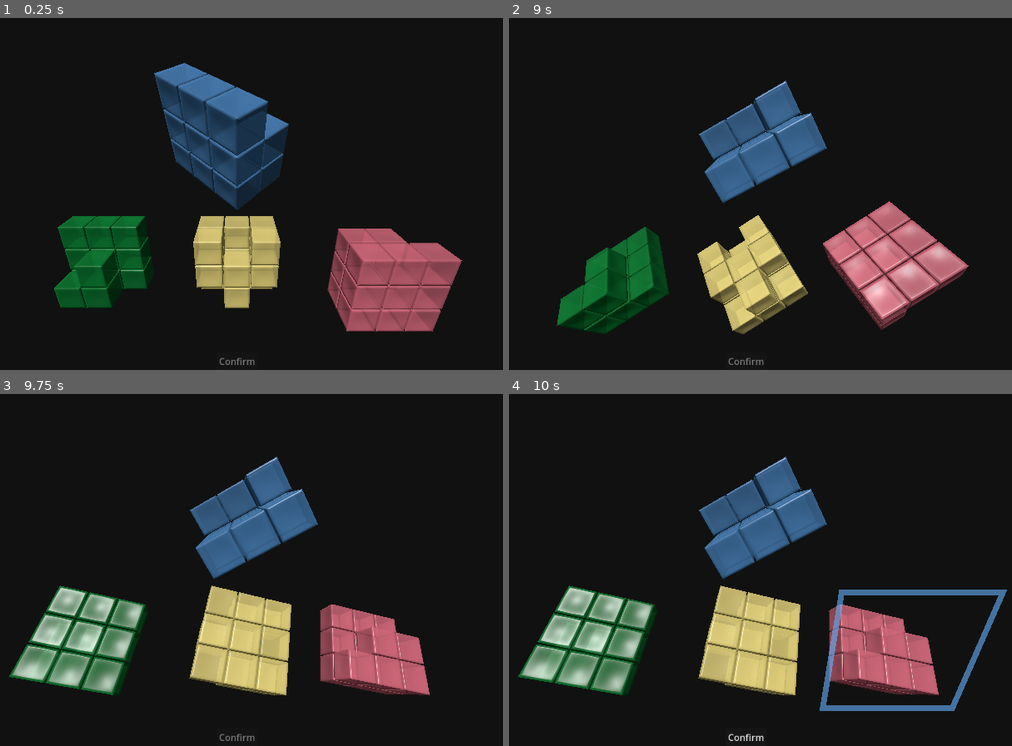
Above: before the commit, frames 1-4 (two rows, left to right).
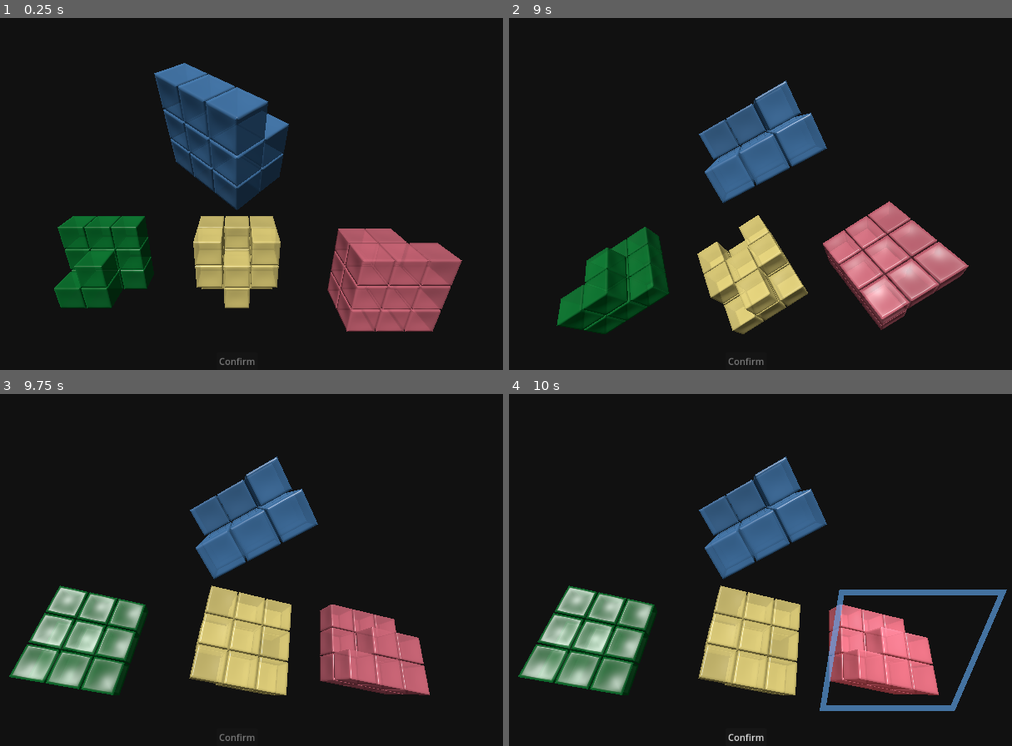
Above: after the commit, the same moments.

Repository: artifactz/coexist-game
Game: Godot game, scene res://main.tscn
Two runs of this game, one before a commit and one after it. Both use one fixed random seed, a clock stepped at 60 frames per second and the inputs below.
Inputs (mouse positions are in pixels of both pictures, inside the frame that each line leads up to):
- Up to frame 1 (0.25 s): no input
- Up to frame 2 (9 s): tap Enter at 0.5, 2, 3.5 s; move the mouse to (891, 176) at 0.52 s; click (891, 176) at 0.67 s; tap Space at 1.25, 2.75, 4.25 s; drag from (614, 215) to (710, 267) at 1.27 s; move the mouse to (810, 113) at 2.02 s; click (810, 113) at 2.17 s; drag from (710, 267) to (544, 137) at 2.77 s; move the mouse to (946, 250) at 3.52 s; click (946, 250) at 3.67 s; drag from (544, 137) to (644, 102) at 4.27 s; move the mouse to (780, 194) at 5.02 s; click (780, 194) at 5.17 s; drag from (644, 102) to (614, 215) at 5.77 s; move the mouse to (891, 176) at 6.52 s; click (891, 176) at 6.67 s; drag from (614, 215) to (710, 267) at 7.27 s; move the mouse to (810, 113) at 8.02 s; click (810, 113) at 8.17 s; drag from (710, 267) to (544, 137) at 8.77 s
- Up to frame 3 (9.75 s): move the mouse to (437, 626) at 9.52 s; click (437, 626) at 9.67 s
- Up to frame 4 (10 s): no input

Frames 1-3 are identical in both runs. In frame 4, 3.4% of the frame differs, in the area x 61-100%, y 55-90%.

Commit message:
:sparkles: added selection animation (Line2D points and cube emissive color)

Diff:
--- a/cube_3x3x3.gd
+++ b/cube_3x3x3.gd
@@ -2,15 +2,17 @@
 class_name Cube3x3x3
 extends Node3D
 
-var material = preload("res://cube_shader_material.tres")
+static var material_template = preload("res://cube_shader_material.tres")
 
 @export var sub_cube_size := 0.3
 @export var sub_cube_stride := 0.33333
 @export var refresh := false : set = _refresh
 
 var color = Color("#FF00FFDA")
+var emission = Color("#000000FF")
 var solution_index = -1
 var root: Node3D = self  # changes to ClickableSolution (StaticBody3D) if selectable
+var material: ShaderMaterial
 
 
 func _refresh(_value):
@@ -28,9 +30,9 @@
 		add_child(root)
 
 	# Create material
-	var mat: ShaderMaterial = material.duplicate()
-	mat.set_shader_parameter("albedo", color)
-	mat.set_shader_parameter("cube_size", Vector3(sub_cube_size, sub_cube_size, sub_cube_size))
+	material = material_template.duplicate()
+	material.set_shader_parameter("albedo", color)
+	material.set_shader_parameter("cube_size", Vector3(sub_cube_size, sub_cube_size, sub_cube_size))
 
 	# Create new cubes
 	for x in 3:
@@ -45,7 +47,7 @@
 					(y - 1) * sub_cube_stride,
 					(z - 1) * sub_cube_stride
 				)
-				cube.mesh.surface_set_material(0, mat)
+				cube.material_override = material
 				root.add_child(cube)
 
 	# Add collider shape after sub-cubes, so 1st sub-cube has index 0
@@ -66,6 +68,12 @@
 				subcubes[i].visible = layout[x][y][z]
 				i += 1
 
+func set_emission_intensity(ratio: float):
+	material.set_shader_parameter(
+		"emission",
+		Color(emission.r * ratio, emission.g * ratio, emission.b * ratio, 1.0)
+	)
+
 # Called when the node enters the scene tree for the first time.
 func _ready() -> void:
 	if not Engine.is_editor_hint():
--- a/cube_shader_material.tres
+++ b/cube_shader_material.tres
@@ -11,6 +11,7 @@
 uniform float curvature : hint_range(0.0, 100.0) = 5.0;
 
 uniform vec4 albedo : source_color;
+uniform vec4 emission : source_color;
 uniform float roughness : hint_range(0.0, 1.0, 0.01);
 uniform float specular : hint_range(0.0, 1.0, 0.01);
 uniform float metallic : hint_range(0.0, 1.0, 0.01);
@@ -24,6 +25,7 @@
 void fragment() {
 	ALBEDO = albedo.rgb;
 	ALPHA *= albedo.a;
+	EMISSION = emission.a * emission.rgb;
 	METALLIC = metallic;
 	SPECULAR = specular;
 	ROUGHNESS = roughness;
@@ -97,6 +99,7 @@
 shader_parameter/radius = 0.15
 shader_parameter/curvature = 4.00000019
 shader_parameter/albedo = Color(1, 0, 1, 1)
+shader_parameter/emission = Color(0, 0, 0, 1)
 shader_parameter/roughness = 0.35
 shader_parameter/specular = 0.5
 shader_parameter/metallic = 0.0
--- a/main.gd
+++ b/main.gd
@@ -2,6 +2,7 @@
 
 var game: Game = Game.new()
 var scene_controller: SceneController
+var ui_controller: UIController
 var is_mouse_pressed = false
 var is_mouse_dragged = false
 enum RotateMode { MainCube, SolutionCubes }
@@ -19,9 +20,15 @@
 	scene_controller = SceneController.new(self)
 	scene_controller.set_layouts(game.layout, game.solutions)
 
+	ui_controller = UIController.new(
+		scene_controller,
+		$UserInterface/SelectionLine2D,
+		$UserInterface/ConfirmButton
+	)
+
 # Called every frame. 'delta' is the elapsed time since the previous frame.
 func _process(delta: float) -> void:
-	pass
+	scene_controller._process(delta)
 
 func _input(event: InputEvent):
 	if event is InputEventMouseButton:
@@ -70,23 +77,8 @@
 
 func select_solution(index: int):
 	game.selection_index = index
-
-	if index == -1:
-		$UserInterface/Line2D.points = PackedVector2Array()
-		$UserInterface/ConfirmButton.disabled = true
-		return
-
-	var size = 0.8
-	var dy = 0.1
-	var dz = 0.3333
-	var center = scene_controller.solution_cubes[index].global_position
-	$UserInterface/Line2D.points = PackedVector2Array([
-		$Camera3D.unproject_position(center + Vector3(-size, size + dy, dz)),
-		$Camera3D.unproject_position(center + Vector3(size, size + dy, dz)),
-		$Camera3D.unproject_position(center + Vector3(size, -size + dy, dz)),
-		$Camera3D.unproject_position(center + Vector3(-size, -size + dy, dz)),
-	])
-	$UserInterface/ConfirmButton.disabled = false
+	scene_controller.select_solution(index)
+	ui_controller.select_solution(index)
 
 func update_scores():
 	$UserInterface/CorrectLabel.text = "Correct: %s" % game.n_correct
--- a/main.tscn
+++ b/main.tscn
@@ -1,6 +1,7 @@
 [gd_scene format=3 uid="uid://dftcyr4ygp5c7"]
 
 [ext_resource type="Script" uid="uid://63jtctbcjew5" path="res://main.gd" id="1_0xm2m"]
+[ext_resource type="Script" uid="uid://b0p08xlqiuptg" path="res://selection_line_2d.gd" id="2_0xm2m"]
 
 [sub_resource type="Environment" id="Environment_0xm2m"]
 background_mode = 1
@@ -28,9 +29,10 @@
 grow_horizontal = 2
 grow_vertical = 2
 
-[node name="Line2D" type="Line2D" parent="UserInterface" unique_id=866289744]
+[node name="SelectionLine2D" type="Line2D" parent="UserInterface" unique_id=866289744]
 closed = true
 default_color = Color(0.4, 0.7019608, 1, 0.6)
+script = ExtResource("2_0xm2m")
 
 [node name="ConfirmButton" type="Button" parent="UserInterface" unique_id=1331409262]
 layout_mode = 1
--- a/scene_controller.gd
+++ b/scene_controller.gd
@@ -1,11 +1,20 @@
 class_name SceneController
 
+const SELECTION_ACTIVATE_SECONDS = 0.2
+const SELECTION_DEACTIVATE_SECONDS = 0.2
+
 static var CubeScene = preload("res://cube_3x3x3.tscn")
+
+enum TransitionDirection { Activating, Deactivating }
 
 var scene: Node3D
 var camera: Camera3D
 var main_cube: Cube3x3x3 = null
-var solution_cubes: Array[Cube3x3x3] = []
+var solution_cubes: Array[Cube3x3x3] = []  ## Solution slots.
+var selection_lights: Array[SpotLight3D] = []  ## Selection spotlight per slot.
+var selection_transitions: Array[float] = []  ## Selection transition state [0..1] per slot.
+var selection_transition_directions: Array[TransitionDirection] = []  ## Transition direction per slot.
+var selection_index: int = -1
 
 func _init(scene: Node3D):
 	self.scene = scene
@@ -14,6 +23,43 @@
 	self.camera = nodes[i]
 	_setup_scene()
 	reset_scene()
+
+## Handles transitions of emission colors and light intensities.
+func _process(delta: float) -> void:
+	for i in selection_lights.size():
+		var update = false
+		if i == selection_index:
+			if selection_transitions[i] == 0.0:
+				update = true
+				selection_lights[i].visible = true
+			selection_transition_directions[i] = TransitionDirection.Activating
+			if selection_transitions[i] < 1.0:
+				selection_transitions[i] += delta / SELECTION_ACTIVATE_SECONDS
+				selection_transitions[i] = min(1.0, selection_transitions[i])
+				update = true
+		else:
+			selection_transition_directions[i] = TransitionDirection.Deactivating
+			if selection_transitions[i] > 0.0:
+				selection_transitions[i] -= delta / SELECTION_DEACTIVATE_SECONDS
+				if selection_transitions[i] <= 0.0:
+					selection_transitions[i] = 0.0
+					selection_lights[i].visible = false
+				update = true
+
+		if update:
+			var t = selection_transitions[i]
+
+			# Ease-out
+			if selection_transition_directions[i] == TransitionDirection.Activating:
+				t = sqrt(t)
+			else:
+				t = t * t
+
+			solution_cubes[i].set_emission_intensity(t)
+			selection_lights[i].light_energy = t
+
+func select_solution(index: int):
+	selection_index = index
 
 ## Rotates the main cube given a mouse offset.
 func rotate_puzzle_from_mouse(offset: Vector2):
@@ -43,10 +89,18 @@
 func _setup_scene():
 	main_cube = _create_cube(Color("#4477AADA"), Vector3(0, 0.75, 0))
 
-	var colors = ["#117733DA", "#DDCC77DA", "#CC6677DA"]
+	var colors = [Color("#117733DA"), Color("#DDCC77DA"), Color("#CC6677DA")]
+	var emissions = [Color("#003314FF"), Color("#473F17FF"), Color("#571816FF")]
 	for i in 3:
-		var cube = _create_cube(Color(colors[i]), Vector3(1.75 * (i - 1), -1, 0), i)
+		var x = 1.75 * (i - 1)
+		var cube = _create_cube(colors[i], Vector3(x, -1, 0), i)
+		cube.emission = emissions[i]
 		solution_cubes.push_back(cube)
+
+		var light = _create_spotlight(Vector3(x, 0, 0))
+		selection_lights.push_back(light)
+		selection_transitions.push_back(0.0)
+		selection_transition_directions.push_back(TransitionDirection.Activating)
 
 ## Creates a cube instance and adds it to the scene.
 func _create_cube(color: Color, position: Vector3, solution_index: int = -1) -> Cube3x3x3:
@@ -56,6 +110,15 @@
 	cube.solution_index = solution_index
 	scene.add_child(cube)
 	return cube
+
+## Creates a spotlight instance and adds it to the scene.
+func _create_spotlight(position: Vector3) -> SpotLight3D:
+	var light = SpotLight3D.new()
+	light.position = position
+	light.rotation.x = -0.5 * PI
+	light.visible = false
+	scene.add_child(light)
+	return light
 
 ## Returns all permutations of [-0.5 PI, 0, 0.5 PI]³ except [0, 0, 0]
 static func _canonic_rotations() -> Array:
--- /dev/null
+++ b/selection_line_2d.gd
@@ -0,0 +1,43 @@
+class_name SelectionLine2D
+extends Line2D
+
+const ACCELERATION = 800.0;
+const DECAY = 16.0;
+const DAMPENING = 30.0;
+const DIRECT_INITIAL_SPEED = 20.0;
+const RANDOM_INITIAL_SPEED = 1750.0;
+
+var targets: Array[Vector2]
+var velocities: Array[Vector2]
+
+## Animates points towards targets.
+func _process(delta: float) -> void:
+	if not targets:
+		return
+	for i in points.size():
+		var error = targets[i] - points[i]
+		var error_length = error.length()
+		if error_length < 1.0 and velocities[i].length_squared() < 4.0:
+			continue
+
+		#velocities[i] *= pow(0.00005, delta)
+		velocities[i] *= 1.0 - DECAY * delta
+
+		# Only apply dampening when we're moving away from target
+		var err_length_diff = (error - delta * velocities[i]).length() - error_length
+		if err_length_diff > 0.0:
+			velocities[i] *= 1.0 - DAMPENING * delta
+
+		velocities[i] += delta * ACCELERATION * sqrt(error.length()) * error.normalized()
+		points[i] += delta * velocities[i]
+
+func set_targets(targets: Array[Vector2]) -> void:
+	# Initial velocities consist of vector towards targets and noise
+	velocities.clear()
+	for i in targets.size():
+		var velocity = DIRECT_INITIAL_SPEED * (targets[i] - points[i])
+		velocity.x += RANDOM_INITIAL_SPEED * (2.0 * randf() - 1.0) * (2.0 * randf() - 1.0)
+		velocity.y += RANDOM_INITIAL_SPEED * (2.0 * randf() - 1.0) * (2.0 * randf() - 1.0)
+		velocities.push_back(velocity)
+
+	self.targets = targets
--- /dev/null
+++ b/ui_controller.gd
@@ -0,0 +1,44 @@
+class_name UIController
+
+var scene_controller: SceneController
+var selection_line: SelectionLine2D
+var confirm_button: Button
+
+func _init(scene_controller: SceneController, selection_line: SelectionLine2D, confirm_button: Button):
+	self.scene_controller = scene_controller
+	self.selection_line = selection_line
+	self.confirm_button = confirm_button
+
+func select_solution(index: int):
+	if index == -1:
+		selection_line.points = PackedVector2Array()
+		confirm_button.disabled = true
+		return
+
+	var size = 0.8
+	var dy = 0.1
+	var dz = 0.3333
+	var center = scene_controller.solution_cubes[index].global_position
+	var targets: Array[Vector2] = [
+		scene_controller.camera.unproject_position(center + Vector3(-size, size + dy, dz)),
+		scene_controller.camera.unproject_position(center + Vector3(size, size + dy, dz)),
+		scene_controller.camera.unproject_position(center + Vector3(size, -size + dy, dz)),
+		scene_controller.camera.unproject_position(center + Vector3(-size, -size + dy, dz)),
+	]
+
+	if not selection_line.points:
+		# Initialize 1st selection points as noisy targets
+		var points = targets.duplicate()
+		_randomize_vec2_array(points, 100)
+		selection_line.points = PackedVector2Array(points)
+
+	# Set animation targets
+	selection_line.set_targets(targets)
+
+	confirm_button.disabled = false
+
+func _randomize_vec2_array(arr: Array[Vector2], scale: float):
+	for i in arr.size():
+		var dx = scale * (2 * randf() - 1) * (2 * randf() - 1)
+		var dy = scale * (2 * randf() - 1) * (2 * randf() - 1)
+		arr[i] += Vector2(dx, dy)
Not shown, added: selection_line_2d.gd.uid
Not shown, added: ui_controller.gd.uid
